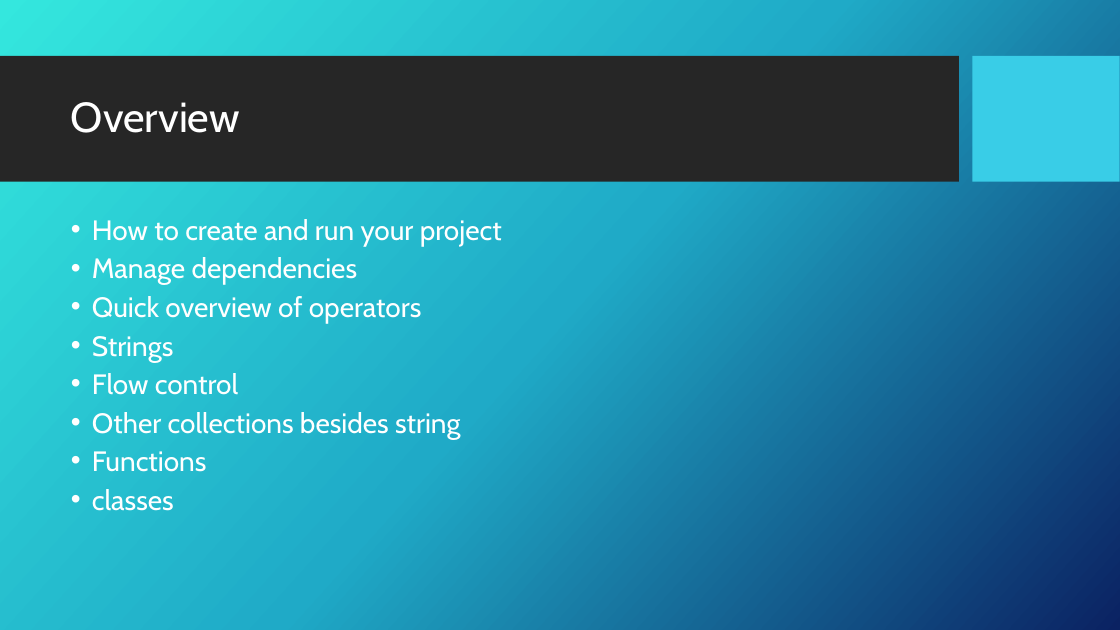
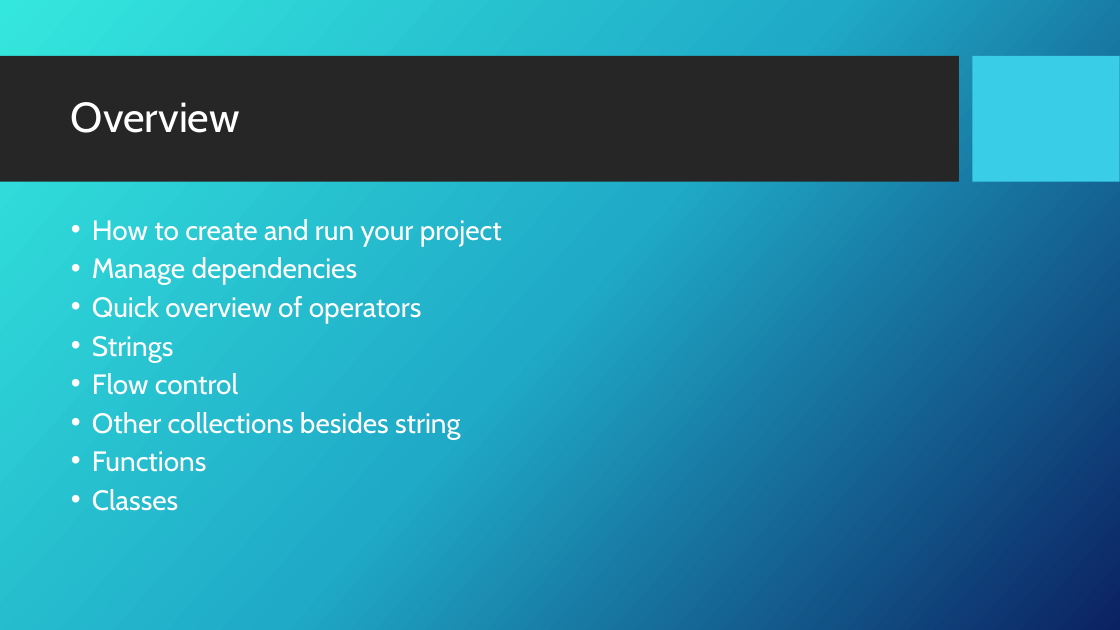
Before and after one commit to GDSC-ADEK/dart-flutter-course, a slide deck: slide 2 of week2/week2_slideshow.pptx. Drawn at 1120x630 pixels with LibreOffice and Linux fonts; fonts in the diff are those of the drawing; background and template pictures are left out. Boxes give left, top, right and bottom in pixels: in the first picture for what was removed or moved away, otherwise in the second. Text is boxed around its words. In the diff, an @@ line names an element or a change of style, - is before the commit and + after.

```diff
--- a/week2/week2_slideshow.pptx
+++ b/week2/week2_slideshow.pptx
@@ text at bbox=[92, 489, 178, 511]: text changed @@
-• classes
+• Classes
```
Also in this commit, not shown: 14 other slides changed, 8 slides added, 8 other files.
